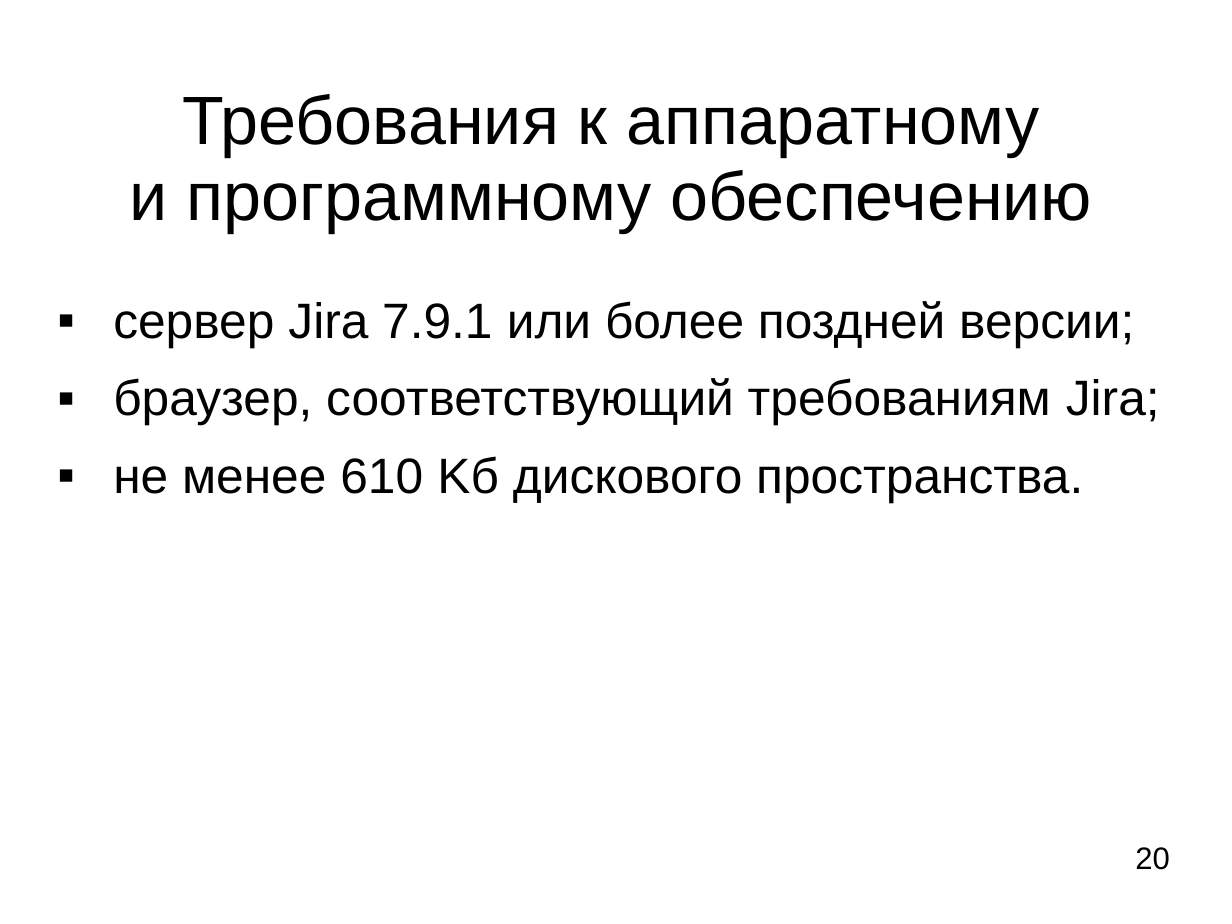
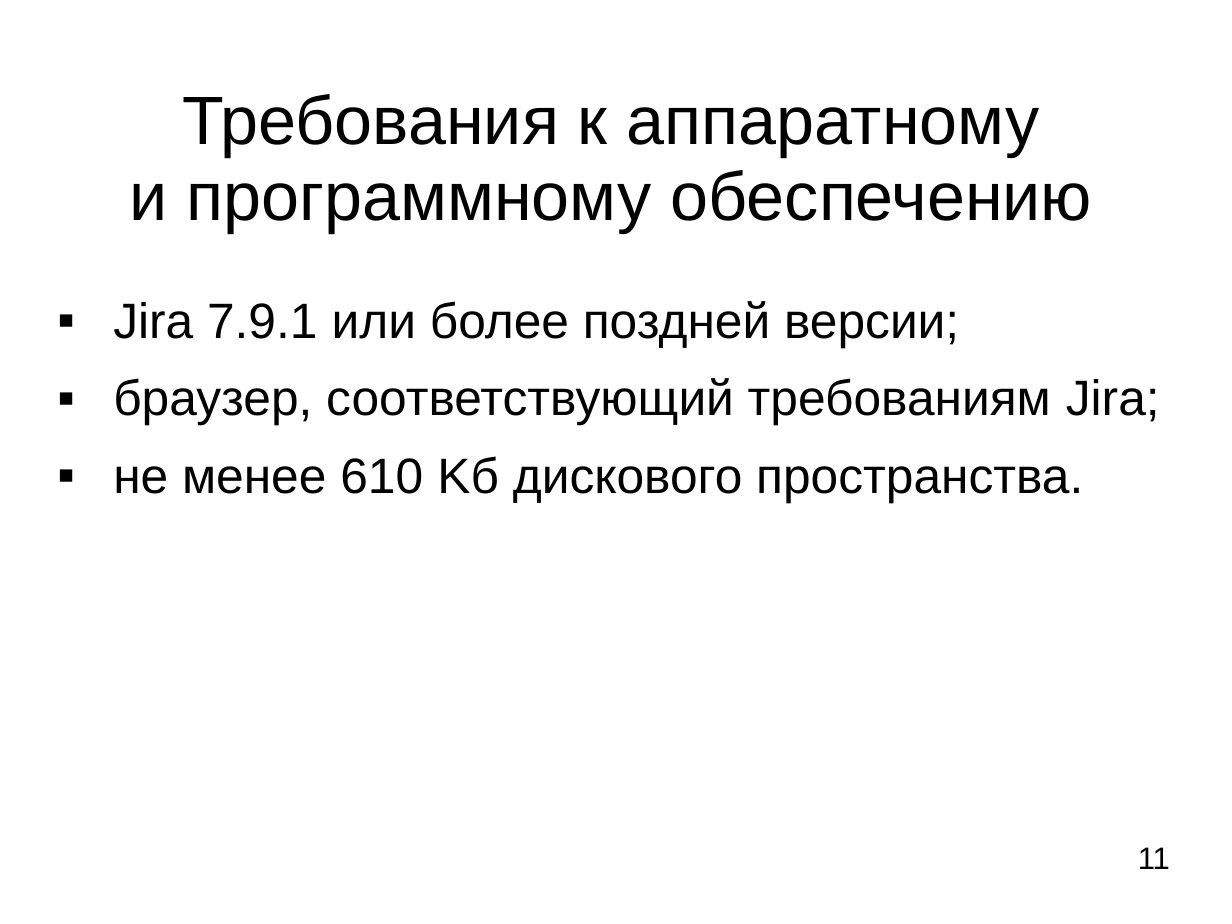
Before and after one commit to LilyTs/Diplom, a slide deck: slide 11 of Цаплина_(Дипломная).ppt (slide 20 before the commit). Drawn at 1232x924 pixels with LibreOffice and Linux fonts; fonts in the diff are those of the drawing. Boxes give left, top, right and bottom in pixels: in the first picture for what was removed or moved away, otherwise in the second. Text is boxed around its words. In the diff, an @@ line names an element or a change of style, - is before the commit and + after.

```diff
--- a/Цаплина_(Дипломная).ppt
+++ b/Цаплина_(Дипломная).ppt
@@ text at (113, 301, 959, 347): text changed @@
-▪ сервер Jira 7.9.1 или более поздней версии;
+▪ Jira 7.9.1 или более поздней версии;
@@ page number at (1138, 847, 1170, 869): text changed @@
-20
+11
```
Also in this commit, not shown: 4 other slides changed, 4 slides added, 14 slides removed, 4 other files.
